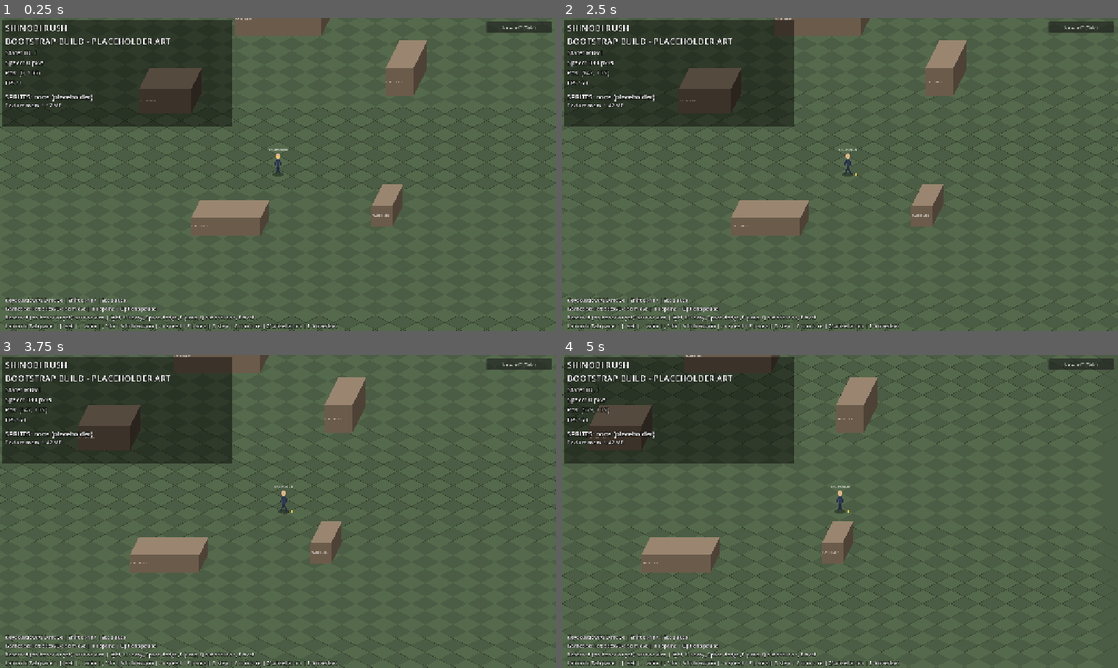
Above: before the commit, frames 1-4 (two rows, left to right).
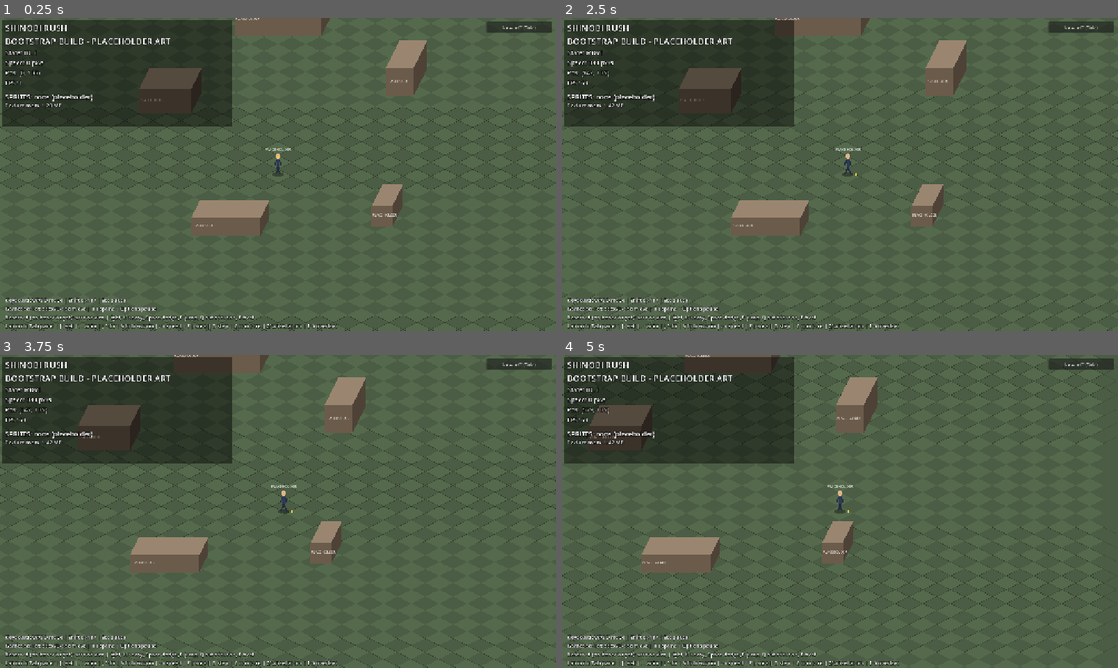
Above: after the commit, the same moments.

Repository: kiotdstudios/shinobi-rush
Game: Godot game, scene res://scenes/main.tscn
Same seed, same stepped clock (60 frames per second), same inputs: the game is played once before the commit and once after it.
Inputs (mouse positions are in pixels of both pictures, inside the frame that each line leads up to):
- Up to frame 1 (0.25 s): no input
- Up to frame 2 (2.5 s): click "Lab: off (Tab)" at 0.5 s; click "Lab: ON (Tab)" at 1.25 s; tap Enter at 2 s; move the mouse to (962, 158) at 2.02 s; hold D (move_right) from 2.03 s (still down); tap C (dbg_compare) at 2.1 s; click (962, 158) at 2.17 s; tap F (jump) at 2.27 s
- Up to frame 3 (3.75 s): move the mouse to (166, 527) at 2.77 s; release D (move_right) at 2.78 s; hold F7 (dbg_download_log) 2.78-3.53 s; tap Down (aim_down) at 2.85 s; tap F (jump) at 3.02 s; tap C (dbg_compare) at 3.05 s; move the mouse to (333, 442) at 3.52 s; hold D (move_right) from 3.53 s (still down); tap Left (aim_left) at 3.6 s
- Up to frame 4 (5 s): tap C (dbg_compare) at 3.8, 4.55 s; move the mouse to (812, 574) at 4.27 s; release D (move_right) at 4.28 s; hold = (dbg_speed_up) from 4.28 s (still down); tap Right (aim_right) at 4.35 s; click (812, 574) at 4.42 s; tap F (jump) at 4.52 s

The runs differ from the first frame. In frame 1, 0.1% of the frame differs, in the area x 8-74%, y 0-67%; in frame 2, 0.1%; in frame 3, 0.1%; in frame 4, 0.1%, in the area x 5-54%, y 0-67%.

Commit message:
fix: camera baseline from WorldScale, lab zoom list, zoom-aware captions, top head room, framing in state

Diff:
--- a/scenes/player/player.tscn
+++ b/scenes/player/player.tscn
@@ -21,4 +21,3 @@
 script = ExtResource("2_vis")
 
 [node name="Camera2D" type="Camera2D" parent="."]
-zoom = Vector2(0.444444, 0.444444)
--- a/scripts/arena/training_arena.gd
+++ b/scripts/arena/training_arena.gd
@@ -46,7 +46,19 @@
 		col.position = Vector2(0, -size.y * 0.5)
 		add_child(col)
 
+	var _drawn_zoom: float = -1.0
+
+	func _camera_zoom() -> float:
+		var cam := get_viewport().get_camera_2d() if is_inside_tree() else null
+		return cam.zoom.x if cam != null else 1.0
+
+	func _process(_d: float) -> void:
+		var z := _camera_zoom()
+		if not is_equal_approx(z, _drawn_zoom):
+			queue_redraw()
+
 	func _draw() -> void:
+		_drawn_zoom = _camera_zoom()
 		var w := footprint.x * 0.5
 		var d := footprint.y
 		var h := height
@@ -56,8 +68,11 @@
 		draw_colored_polygon(PackedVector2Array([Vector2(-w, -h), Vector2(w, -h), Vector2(w + s, -h - d), Vector2(-w + s, -h - d)]), Color("#9a8670"))
 		# Fit the label to the front face: shrink the font until "PLACEHOLDER" is not wider than the face.
 		var font := ThemeDB.fallback_font
-		var fsize := 12
-		while fsize > 5 and font.get_string_size("PLACEHOLDER", HORIZONTAL_ALIGNMENT_LEFT, -1, fsize).x > footprint.x - 6.0:
+		# Zoomed out (zoom < 1) the font floor rises so the caption stays >= 8 screen px.
+		var zoom := _camera_zoom()
+		var floor_size := 5 if zoom >= 1.0 else WorldScale.caption_font_size(5, zoom)
+		var fsize := maxi(12, floor_size)
+		while fsize > floor_size and font.get_string_size("PLACEHOLDER", HORIZONTAL_ALIGNMENT_LEFT, -1, fsize).x > footprint.x - 6.0:
 			fsize -= 1
 		draw_string(font, Vector2(-w + 3, -h * 0.5), "PLACEHOLDER", HORIZONTAL_ALIGNMENT_LEFT, -1, fsize, Color(1, 1, 1, 0.6))
 
@@ -102,7 +117,8 @@
 
 
 func draw_ground(ci: CanvasItem) -> void:
-	ci.draw_rect(bounds, GROUND_A)
+	# Ground continues above the top wall by the camera head room so the camera never shows void.
+	ci.draw_rect(bounds.grow_individual(0, WorldScale.CAMERA_HEADROOM, 0, 0), GROUND_A)
 	var hx := tile_size.x * 0.5
 	var hy := tile_size.y * 0.5
 	var lines := PackedVector2Array()
--- a/scripts/player/placeholder_visual.gd
+++ b/scripts/player/placeholder_visual.gd
@@ -12,6 +12,17 @@
 var _dir: Vector2 = Vector2.DOWN
 var _sprinting: bool = false
 var _moving: bool = false
+var _drawn_zoom: float = -1.0
+
+
+func _camera_zoom() -> float:
+	var cam := get_viewport().get_camera_2d() if is_inside_tree() else null
+	return cam.zoom.x if cam != null else 1.0
+
+
+func _process(_d: float) -> void:
+	if not is_equal_approx(_camera_zoom(), _drawn_zoom):
+		queue_redraw()  # caption size depends on the camera zoom
 
 
 func set_pose(dir8: Vector2, sprinting: bool, moving: bool) -> void:
@@ -61,4 +72,8 @@
 	# Head with a small facing mark.
 	draw_circle(head, 7.0, SKIN)
 	draw_circle(head + Vector2(_dir.x * 4.0, _dir.y * 2.0), 2.0, INDICATOR)
-	draw_string(ThemeDB.fallback_font, Vector2(-30, head.y - 14.0), "PLACEHOLDER", HORIZONTAL_ALIGNMENT_CENTER, 60.0, 8, Color(1, 1, 1, 0.7))
+	# Caption is drawn under FIGURE_SCALE, so account for it to stay >= 8 screen px.
+	_drawn_zoom = _camera_zoom()
+	var csize := WorldScale.caption_font_size(8, _drawn_zoom, WorldScale.FIGURE_SCALE)
+	var cw := 60.0 * csize / 8.0
+	draw_string(ThemeDB.fallback_font, Vector2(-cw * 0.5, head.y - 14.0), "PLACEHOLDER", HORIZONTAL_ALIGNMENT_CENTER, cw, csize, Color(1, 1, 1, 0.7))
--- a/scripts/player/player_controller.gd
+++ b/scripts/player/player_controller.gd
@@ -30,13 +30,14 @@
 	(feet.shape as RectangleShape2D).size = WorldScale.FOOTPRINT
 	feet.position = Vector2(0, -WorldScale.FOOTPRINT.y * 0.5)
 	motion_mode = CharacterBody2D.MOTION_MODE_FLOATING
+	camera.zoom = Vector2.ONE * WorldScale.CAMERA_BASE_ZOOM  # single source of truth (player.tscn has no literal)
 	camera.position_smoothing_enabled = true
 	camera.position_smoothing_speed = camera_smoothing_speed
 	var arena := get_parent()
 	if arena != null and arena.has_method("get_bounds"):
 		var b: Rect2 = arena.get_bounds()
 		camera.limit_left = int(b.position.x)
-		camera.limit_top = int(b.position.y)
+		camera.limit_top = int(b.position.y - WorldScale.CAMERA_HEADROOM)  # head room: a figure at the top wall is not clipped
 		camera.limit_right = int(b.end.x)
 		camera.limit_bottom = int(b.end.y)
 	visual.set_pose(facing8, false, false)
--- a/scripts/ui/animation_lab.gd
+++ b/scripts/ui/animation_lab.gd
@@ -5,7 +5,8 @@
 ## The status line and metrics stay on screen even when the lab is hidden.
 
 const SPEEDS: Array[float] = [0.25, 0.5, 1.0, 1.5, 2.0]
-const ZOOMS: Array[int] = [1, 2, 3, 4]
+## Index 0 is the gameplay baseline (wide view); the rest are native 1:1 pixel steps.
+const ZOOMS: Array[float] = [WorldScale.CAMERA_BASE_ZOOM, 1.0, 2.0, 3.0, 4.0]
 ## Stands sit LEFT of the spawn so they stay clear of the lab panel (screen right) at 1x-2x zoom.
 ## Provisional prototype values scaled by WorldScale.SCALE (stands far enough apart for the 128 px frames).
 const STAND_OFFSETS: Array[Vector2] = WorldScale.STAND_OFFSETS
@@ -378,7 +379,7 @@
 	_value_labels["speed"].text = "%sx" % str(SPEEDS[speed_index])
 	_value_labels["pause"].text = "PAUSED" if anim_paused else "playing"
 	_value_labels["compare"].text = "ON (first two sets)" if compare else "off"
-	_value_labels["zoom"].text = "%dx" % ZOOMS[zoom_index]
+	_value_labels["zoom"].text = zoom_label(zoom_index)
 	for k: String in _toggle_buttons:
 		_toggle_buttons[k].button_pressed = overlay_on[k]
 	_lab_button.text = "Lab: ON (Tab)" if lab_on else "Lab: off (Tab)"
@@ -392,6 +393,8 @@
 
 func _set_lab(on: bool) -> void:
 	lab_on = on
+	if not on and zoom_index != 0:
+		set_zoom_index(0)  # closing the lab restores the gameplay baseline
 	if _panel != null:
 		_panel.visible = on
 		overlay.visible = on
@@ -441,6 +444,13 @@
 func toggle_compare() -> void:
 	compare = not compare
 	_refresh_ui()
+
+
+## "wide 0.44x" for the baseline, "1x".."4x" (native pixels) for the rest.
+static func zoom_label(i: int) -> String:
+	if i == 0:
+		return "wide %.2fx" % ZOOMS[0]
+	return "%dx" % int(ZOOMS[i])
 
 
 func cycle_zoom() -> void:
--- a/scripts/web/web_bridge.gd
+++ b/scripts/web/web_bridge.gd
@@ -41,3 +41,8 @@
 	_state.state = _player.get_state_name()
 	_state.sprinting = _player.state == PlayerController.State.SPRINT
 	_state.fps = Engine.get_frames_per_second()
+	var zoom := _player.camera.zoom.x
+	var vp := _player.get_viewport().get_visible_rect().size
+	_state.zoom = zoom
+	_state.view_w = vp.x / zoom
+	_state.view_h = vp.y / zoom
--- a/scripts/world_scale.gd
+++ b/scripts/world_scale.gd
@@ -7,6 +7,20 @@
 
 ## 108 / 48: new standing height over the old 48 px placeholder height.
 const SCALE := 2.25
+
+## Gameplay camera zoom: the inverse of SCALE shows the same amount of arena as before the scale pass
+## (visible world rect = viewport * SCALE). Follows SCALE automatically.
+const CAMERA_BASE_ZOOM := 1.0 / SCALE
+## Extra world drawn/visible above the top arena bound so a standing figure at the top wall is not cut off.
+const CAMERA_HEADROOM := BODY_HEIGHT
+## World-space captions are sized so they stay at least this many SCREEN pixels tall.
+const MIN_CAPTION_SCREEN_PX := 8.0
+
+
+## Font size (in the caller's local units) that renders at least MIN_CAPTION_SCREEN_PX on screen.
+## `base` is the size wanted at zoom 1; `local_scale` is any extra scale applied while drawing.
+static func caption_font_size(base: int, zoom: float, local_scale: float = 1.0) -> int:
+	return maxi(base, ceili(MIN_CAPTION_SCREEN_PX / (maxf(zoom, 0.01) * local_scale)))
 
 ## Placeholder figure (procedural drawing) and the shared collider / lab footprint.
 const BODY_HEIGHT := 108.0
--- a/tests/run_tests.gd
+++ b/tests/run_tests.gd
@@ -396,7 +396,7 @@
 	# camera limits
 	var cam := player.camera
 	var b := arena.get_bounds()
-	ck("camera limits match arena bounds", cam.limit_left == int(b.position.x) and cam.limit_top == int(b.position.y) and cam.limit_right == int(b.end.x) an …(119 unchanged characters)…
+	ck("camera limits match arena bounds (top has head room)", cam.limit_left == int(b.position.x) and cam.limit_top == int(b.position.y - WorldScale.CAMERA_HEADROOM) and cam.limit_right == int(b.end.x) an …(119 unchanged characters)…
 
 	main.queue_free()
 	await process_frame
@@ -474,13 +474,13 @@
 
 	# mouse wheel zoom
 	_wheel(lab, MOUSE_BUTTON_WHEEL_UP)
-	ck("lab zoom: wheel up -> 2x on the camera", lab.zoom_index == 1 and player.camera.zoom == Vector2(2, 2))
+	ck("lab zoom: wheel up -> native 1x on the camera", lab.zoom_index == 1 and player.camera.zoom == Vector2.ONE)
 	_wheel(lab, MOUSE_BUTTON_WHEEL_DOWN)
 	_wheel(lab, MOUSE_BUTTON_WHEEL_DOWN)
-	ck("lab zoom: wheel down clamps at 1x", lab.zoom_index == 0 and player.camera.zoom == Vector2.ONE)
+	ck("lab zoom: wheel down clamps at the wide baseline", lab.zoom_index == 0 and is_equal_approx(player.camera.zoom.x, WorldScale.CAMERA_BASE_ZOOM))
 	for i in 6:
 		_wheel(lab, MOUSE_BUTTON_WHEEL_UP)
-	ck("lab zoom: wheel up clamps at 4x", lab.zoom_index == 3 and player.camera.zoom == Vector2(4, 4))
+	ck("lab zoom: wheel up clamps at 4x", lab.zoom_index == 4 and player.camera.zoom == Vector2(4, 4))
 	_restore(lab, base)
 
 	# every panel button does exactly what its dbg_* key does
